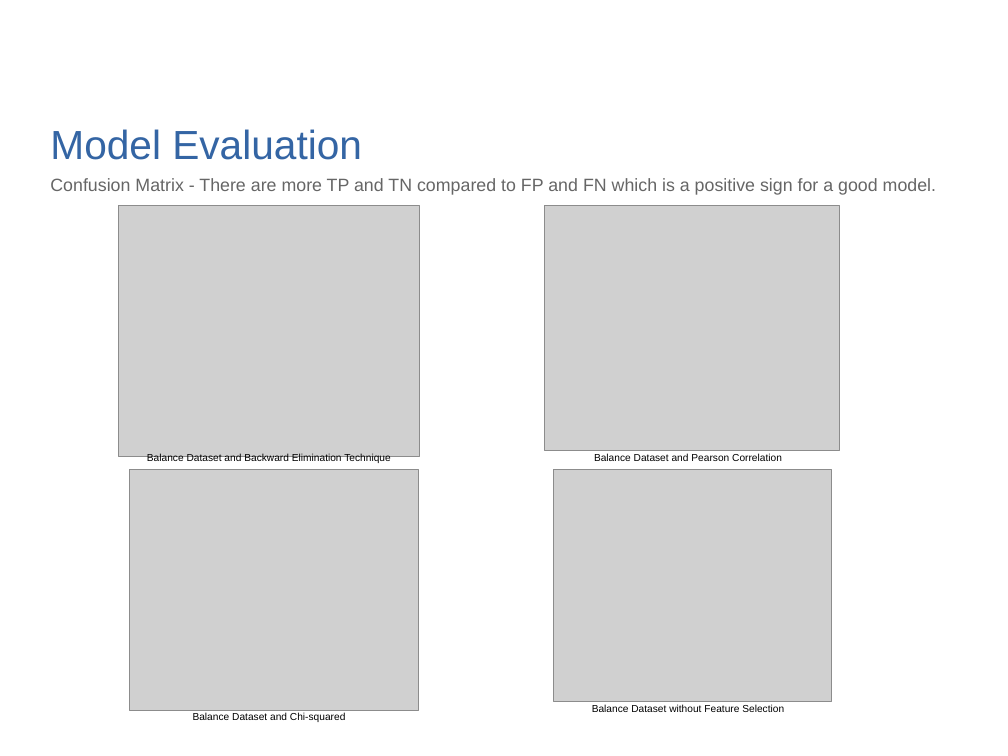
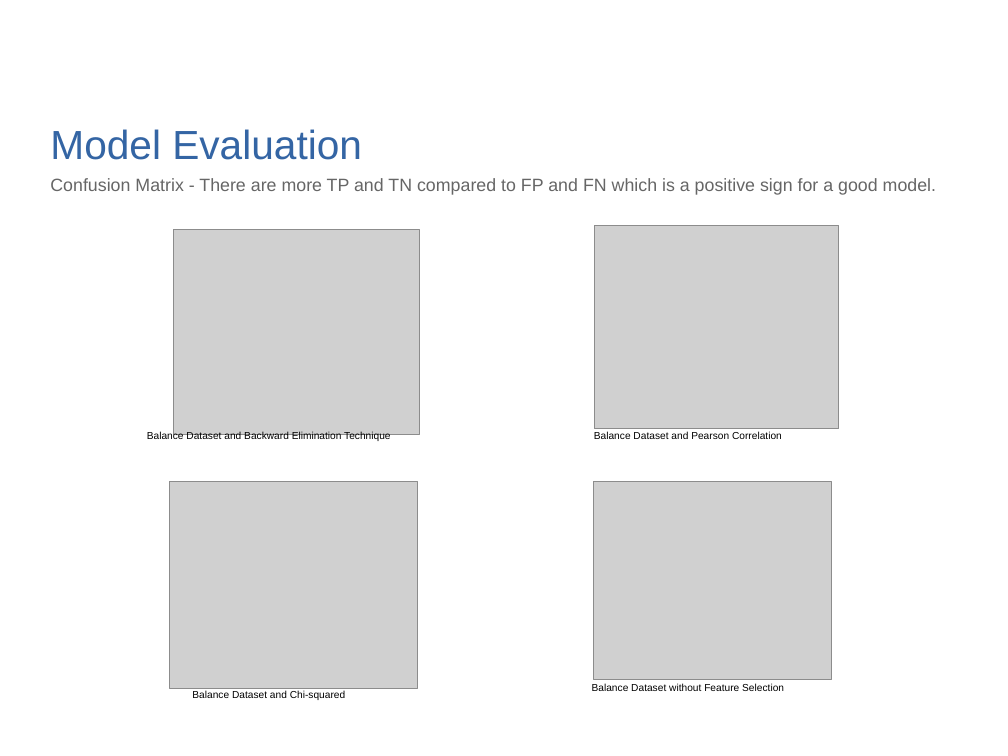
Before and after one commit to quickheaven/scs-3251-statistics-for-data-science, a slide deck: slide 12 of documents/Spam Email Classification - Arjie Cristobal.pptx. Drawn at 1008x756 pixels with LibreOffice and Linux fonts; fonts in the diff are those of the drawing; grey boxes stand for pictures; background and template pictures are left out. Boxes give left, top, right and bottom in pixels: in the first picture for what was removed or moved away, otherwise in the second. Text is boxed around its words. In the diff, an @@ line names an element or a change of style, - is before the commit and + after.

```diff
--- a/documents/Spam Email Classification - Arjie Cristobal.pptx
+++ b/documents/Spam Email Classification - Arjie Cristobal.pptx
@@ picture: place and size @@
-picture at (119, 206, 420, 456)
+picture at (174, 230, 419, 434)
@@ picture: place and size @@
-picture at (545, 206, 840, 451)
+picture at (595, 225, 840, 429)
@@ picture: place and size @@
-picture at (130, 470, 418, 711)
+picture at (169, 481, 417, 688)
@@ picture: place and size @@
-picture at (553, 469, 831, 702)
+picture at (594, 481, 831, 680)
@@ 4 texts: place and size @@
-4 texts at (147, 453, 784, 722)
+4 texts at (147, 431, 784, 700)
```
Also in this commit, not shown: 7 other slides changed.
